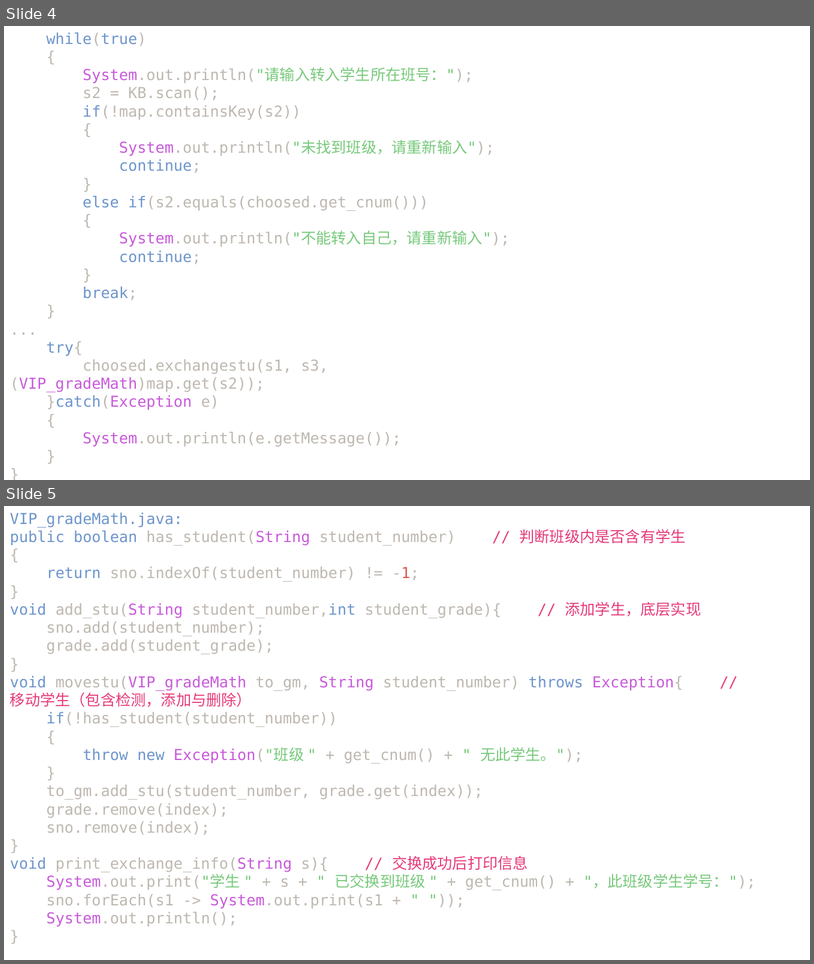
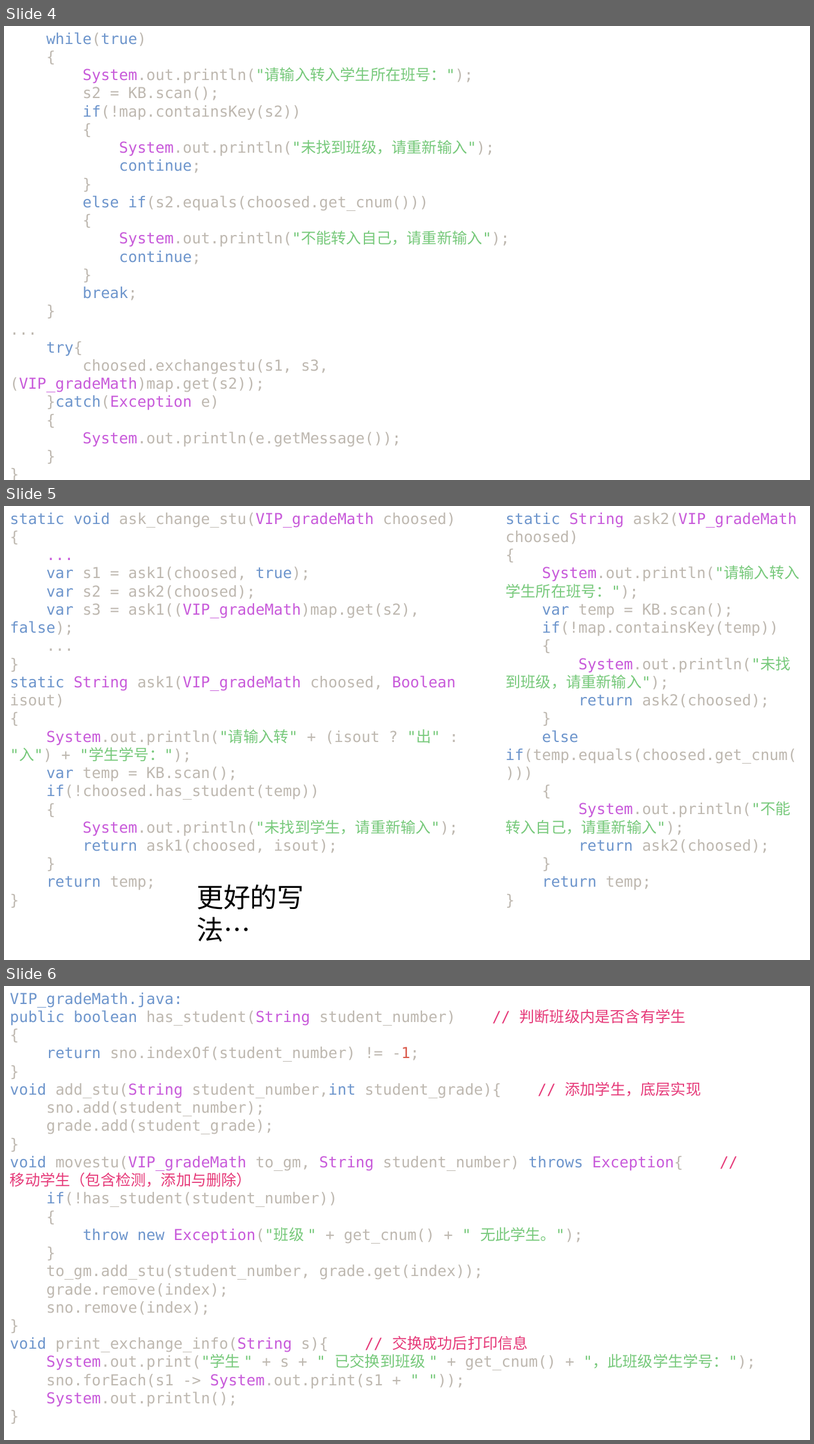
Before and after one commit to lxl66566/my-college-files, a slide deck: 信息科学与工程学院/java/java2.pptx. Shown one above the other, each under a label of ours: slides 4 and 5 before the commit, slides 4, 5 and 6 after it. The pictures are 814x964 and 814x1444 pixels, drawn with LibreOffice and Linux fonts; fonts in the diff are those of the drawing. Boxes give left, top, right and bottom in pixels: in the first picture for what was removed or moved away, otherwise in the second. Text is boxed around its words. In the diff, an @@ line names an element or a change of style, - is before the commit and + after.

```diff
--- a/信息科学与工程学院/java/java2.pptx
+++ b/信息科学与工程学院/java/java2.pptx
@@ slide 5 added at (4,506,810,960), background #FFFFFF @@
@@ text added at (10,513,458,889), 18 pt, text #BEB8B0 @@
+static void ask_change_stu(VIP_gradeMath choosed)
+{
+...
+var s1 = ask1(choosed, true);
+var s2 = ask2(choosed);
+var s3 = ask1((VIP_gradeMath)map.get(s2), false);
+...
+}
+static String ask1(VIP_gradeMath choosed, Boolean isout)
+{
+System.out.println("请输入转" + (isout ? "出" : "入") + "学生学号：");
+var temp = KB.scan();
+if(!choosed.has_student(temp))
+{
+System.out.println("未找到学生，请重新输入");
+return ask1(choosed, isout);
+}
+return temp;
+}
@@ text added at (506,513,800,889), 18 pt, text #BEB8B0 @@
+static String ask2(VIP_gradeMath choosed)
+{
+System.out.println("请输入转入学生所在班号：");
+var temp = KB.scan();
+if(!map.containsKey(temp))
+{
+System.out.println("未找到班级，请重新输入");
+return ask2(choosed);
+}
+else if(temp.equals(choosed.get_cnum()))
+{
+System.out.println("不能转入自己，请重新输入");
+return ask2(choosed);
+}
+return temp;
+}
@@ text added at (197,884,304,942), 32 pt, text #000000 @@
+更好的写法…
@@ what was slide 5 is now slide 6 @@
```
Also in this commit, not shown: 1 slide changed, 12 other files.
